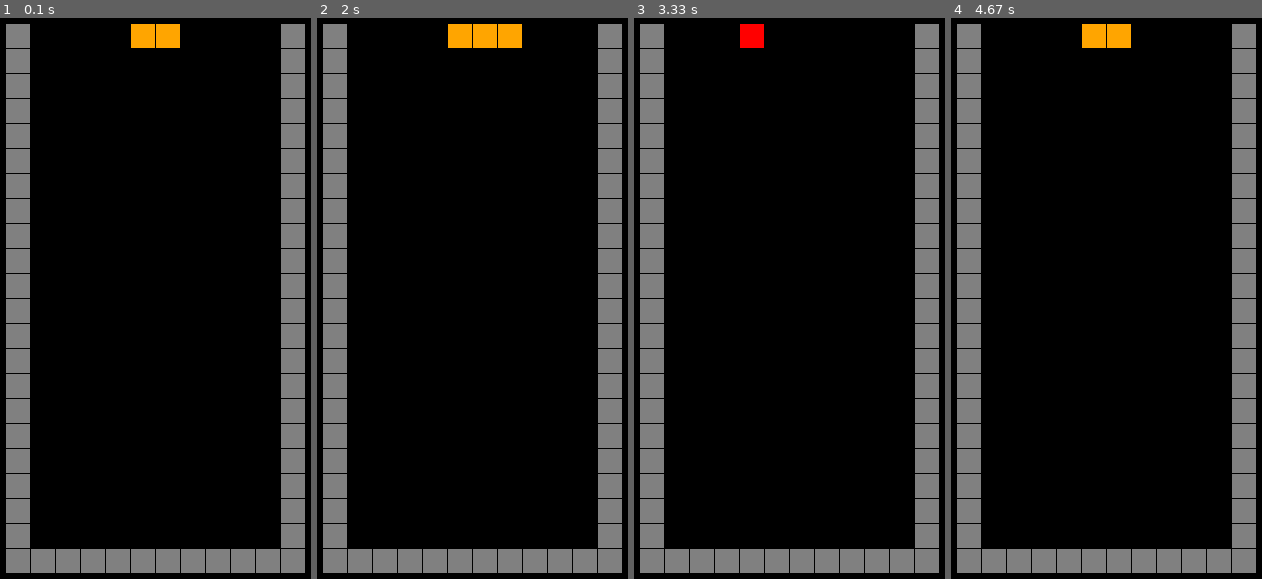
Above: before the commit, frames 1-4 (left to right).
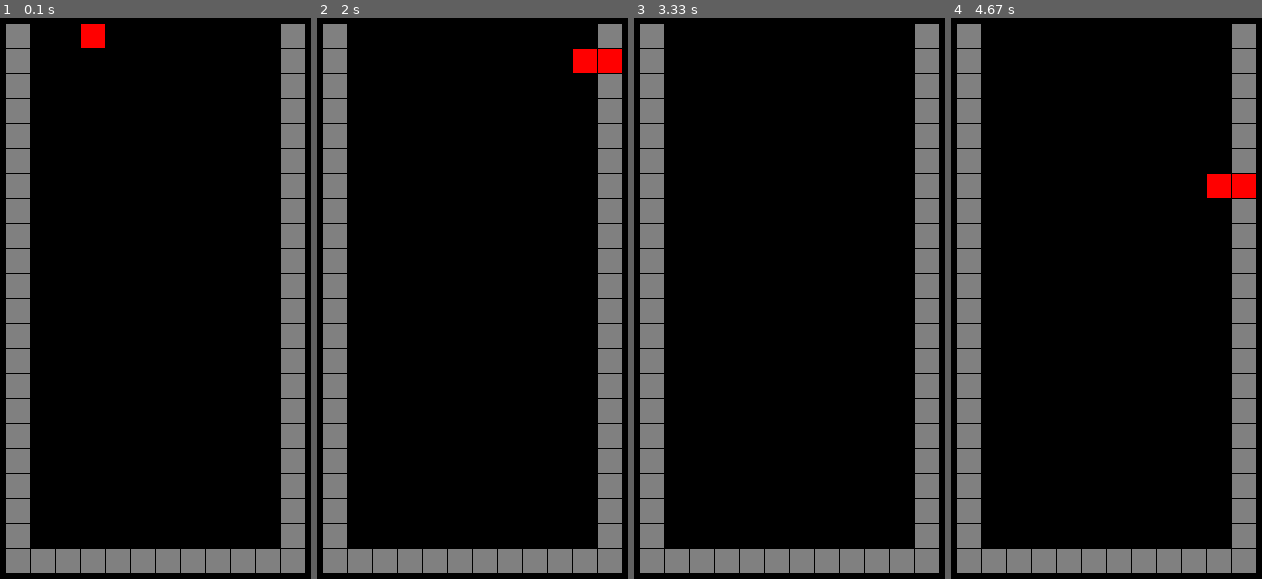
Above: after the commit, the same moments.

Repository: eda3/practice_pygame
Game: pygame game, started from 09_tetris/tetris.py
The game is run twice, just before and just after one commit, with the same random seed, the same clock (stepped at 60 frames per second) and the same inputs.
Inputs:
- Up to frame 1 (0.1 s): no input
- Up to frame 2 (2 s): hold Right 0.33-0.8 s; hold Right 0.83-1.3 s; tap Space at 0.9, 1.2, 1.4, 1.7, 1.97 s; hold Left 1.33-1.87 s; hold Down from 1.9 s (still down)
- Up to frame 3 (3.33 s): release Down at 2.2 s; hold Left 2.23-2.63 s; tap Space at 2.3, 2.73, 3.03 s; hold Right 2.67-3.3 s
- Up to frame 4 (4.67 s): hold Down 3.33-3.7 s; tap Space at 3.4, 3.8, 4.1, 4.3, 4.6 s; hold Left 3.73-4.2 s; hold Right from 4.23 s (still down)

The runs differ from the first frame. In frame 1, 1.0% of the frame differs, in the area x 26-58%, y 1-6%; in frame 2, 1.7%, in the area x 42-99%, y 1-10%; in frame 3, 0.3%; in frame 4, 1.3%.

Commit message:
fix: indent misalignment

Diff:
--- a/09_tetris/tetris.py
+++ b/09_tetris/tetris.py
@@ -122,8 +122,8 @@
                         if val != 0:
                             FIELD[self.ypos + y_offset][self.xpos + x_offset] = val
 
-        erased = erase_line()
-        go_next_block(count)
+            erased = erase_line()
+            go_next_block(count)
 
         if self.fire < count:
             self.fire = count + INTERVAL
